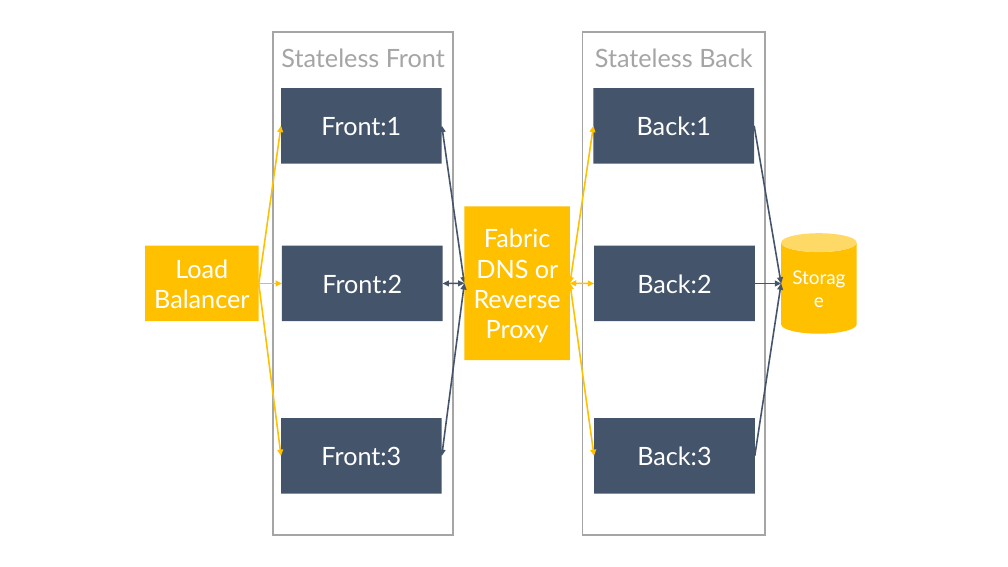
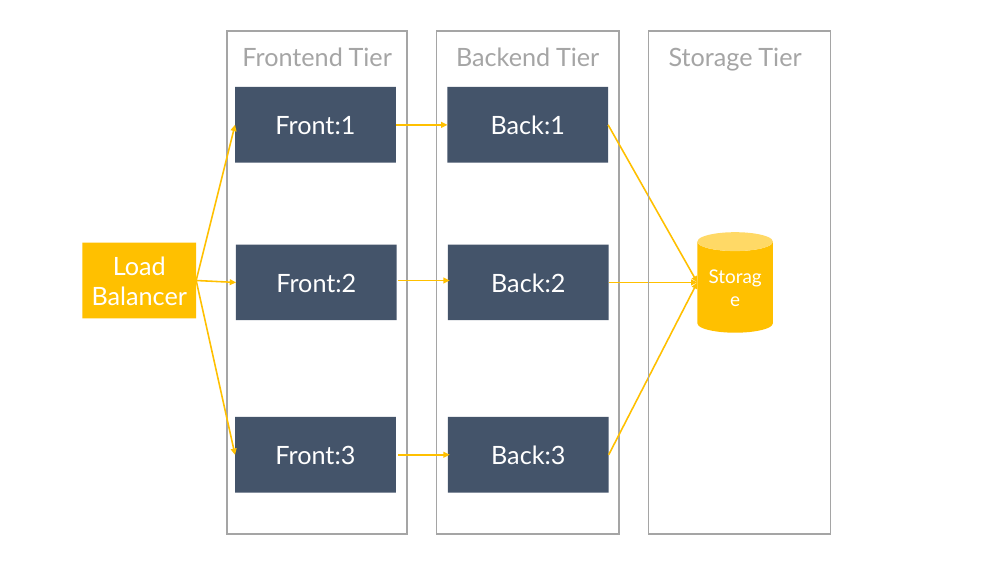
Before and after one commit to danielmarbach/service-fabric-webinar, a slide deck: slide 4 of Slides.pptx (slide 2 before the commit). Drawn at 1008x567 pixels with LibreOffice and Linux fonts; fonts in the diff are those of the drawing. Boxes give left, top, right and bottom in pixels: in the first picture for what was removed or moved away, otherwise in the second. Text is boxed around its words. In the diff, an @@ line names an element or a change of style, - is before the commit and + after.

```diff
--- a/Slides.pptx
+++ b/Slides.pptx
@@ 4 rectangles: place and size @@
-4 rectangles at (273,33,453,535)
+4 rectangles at (228,31,408,534)
@@ text added at (242,47,392,66), 24 pt, text #A5A5A5 @@
+Frontend Tier
@@ text removed at (281,48,445,67) @@
-Stateless Front
@@ rectangle added at (437,31,619,534), outline #A5A5A5 1.5 pt @@
@@ text added at (456,47,599,66), 24 pt, text #A5A5A5 @@
+Backend Tier
@@ text removed at (595,48,752,67) @@
-Stateless Back
@@ rectangle: place and size @@
-rectangle at (583,33,765,535)
+rectangle at (649,31,831,534)
@@ text added at (669,48,801,71), 24 pt, text #A5A5A5 @@
+Storage Tier
@@ arrow moved from (259, 284) - (281, 126) to (197, 281) - (235, 125) @@
@@ arrow added from (396, 125) to (448, 125), #FFC000 1.5 pt @@
@@ double arrow removed from (442, 126) to (464, 284) @@
@@ double arrow moved from (594, 126) - (570, 284) to (608, 125) - (697, 283) @@
@@ double arrow (608, 125) - (697, 283): double arrow to arrow @@
@@ arrow removed from (755, 126) to (781, 284) @@
@@ rectangle removed at (464,206,570,361) @@
-Fabric DNS or Reverse Proxy
@@ cylinder "Storage": place and size @@
-cylinder "Storage" at (781,233,857,333)
+cylinder "Storage" at (697,232,773,333)
@@ rectangle "Load Balancer": place and size @@
-rectangle "Load Balancer" at (145,246,259,321)
+rectangle "Load Balancer" at (82,243,196,318)
@@ arrow moved from (259, 284) - (281, 456) to (197, 281) - (235, 455) @@
@@ arrow moved from (259, 284) - (282, 284) to (197, 281) - (236, 283) @@
@@ double arrow moved from (443, 284) - (464, 284) to (399, 281) - (450, 281) @@
@@ double arrow (399, 281) - (450, 281): double arrow to arrow; stroke #44546A 1.5 pt to #FFC000 1.5 pt @@
@@ double arrow removed from (442, 456) to (464, 284) @@
@@ double arrow moved from (570, 284) - (594, 456) to (609, 455) - (697, 283) @@
@@ double arrow (609, 455) - (697, 283): double arrow to arrow @@
@@ double arrow moved from (594, 284) - (570, 284) to (609, 283) - (697, 283) @@
@@ double arrow (609, 283) - (697, 283): double arrow to arrow @@
@@ arrow removed from (755, 284) to (781, 284) @@
@@ arrow removed from (755, 456) to (781, 284) @@
@@ 3 rectangles: place and size @@
-3 rectangles at (594,88,755,494)
+3 rectangles at (448,87,609,493)
@@ arrow added from (399, 455) to (450, 455), #FFC000 1.5 pt @@
```
Also in this commit, not shown: 12 slides added, 1 slide removed, 1 other file.
